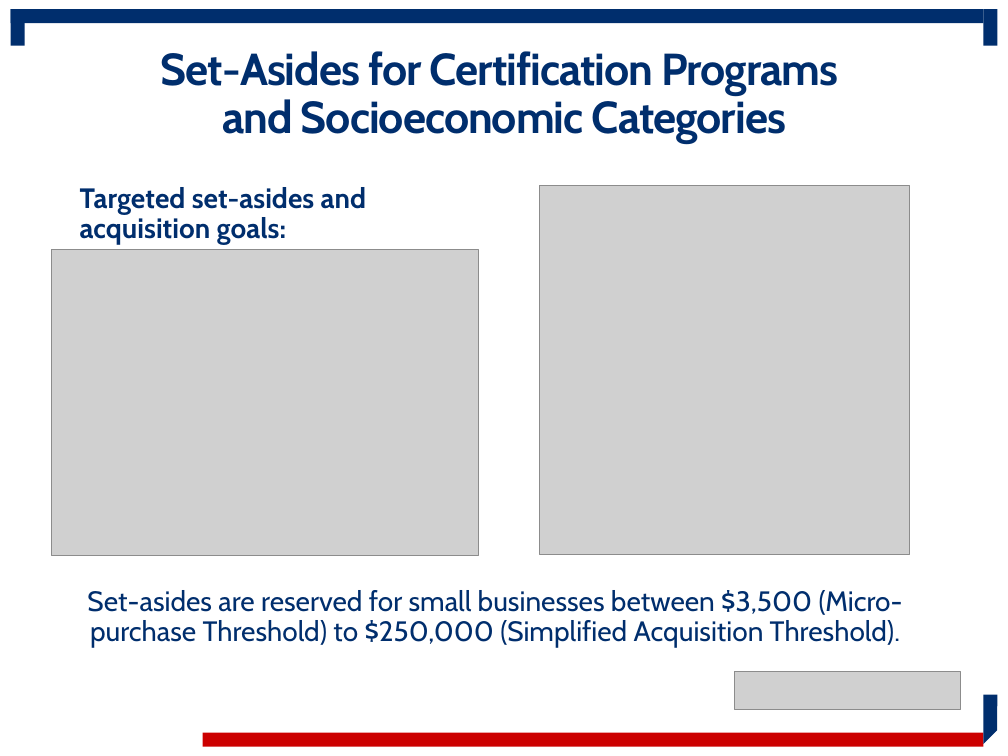
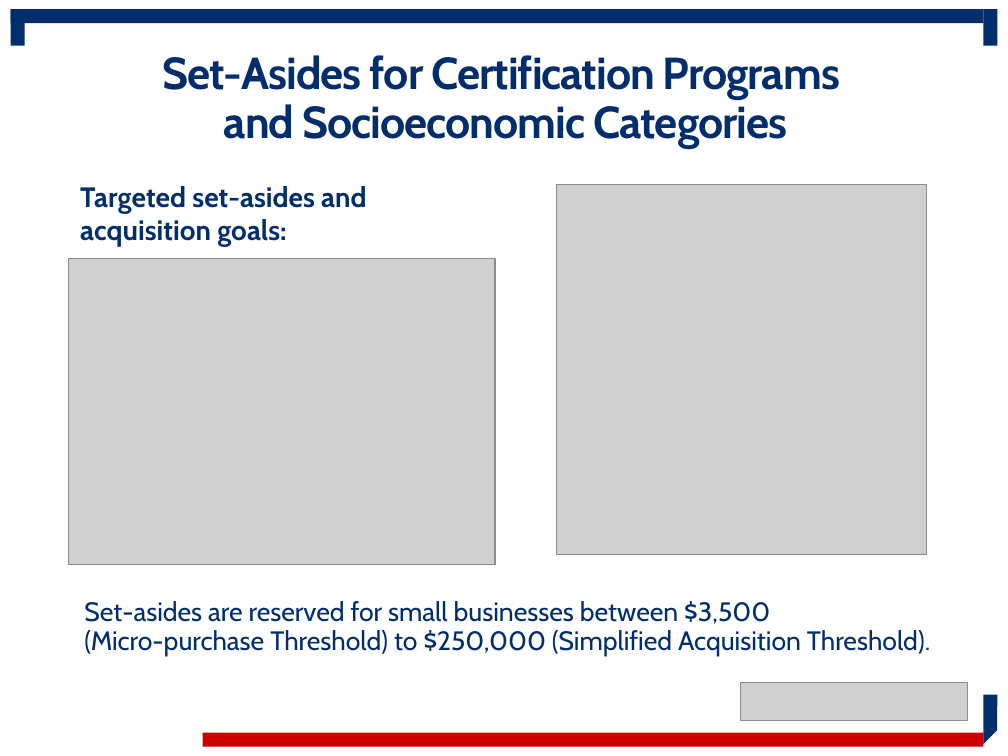
Before and after one commit to USSBA/brand, a slide deck: slide 3 of assets/sba/resource-partners/WOSB-ProgramOverview.pptx. Drawn at 1008x756 pixels with LibreOffice and Linux fonts; fonts in the diff are those of the drawing; grey boxes stand for pictures; background and template pictures are left out. Boxes give left, top, right and bottom in pixels: in the first picture for what was removed or moved away, otherwise in the second. Text is boxed around its words. In the diff, an @@ line names an element or a change of style, - is before the commit and + after.

```diff
--- a/assets/sba/resource-partners/WOSB-ProgramOverview.pptx
+++ b/assets/sba/resource-partners/WOSB-ProgramOverview.pptx
@@ title "Set-Asides for Certification Programs and ..." at bbox=[162, 55, 840, 148]: vertical alignment top to middle @@
@@ text "Targeted set-asides and acquisition goals:" at bbox=[80, 186, 366, 247]: line spacing 0.9 to 1; less space between paragraphs; vertical alignment bottom to middle @@
@@ picture: place and size @@
-picture at bbox=[539, 185, 909, 555]
+picture at bbox=[556, 184, 926, 554]
@@ picture: place and size @@
-picture at bbox=[51, 249, 478, 555]
+picture at bbox=[69, 258, 495, 564]
@@ text "Set-asides are reserved for small ...": place and size @@
-text "Set-asides are reserved for small ..." at bbox=[87, 590, 903, 648]
+text "Set-asides are reserved for small ..." at bbox=[84, 601, 930, 655]
@@ text "Set-asides are reserved for small ..." at bbox=[84, 601, 930, 655]: size 20 to 19 pt; alignment centre to left @@
@@ picture: place and size @@
-picture at bbox=[734, 671, 961, 709]
+picture at bbox=[741, 682, 968, 720]
```
Also in this commit, not shown: 13 other slides changed, 21 slides added, 7 slides removed, 1 other file.
